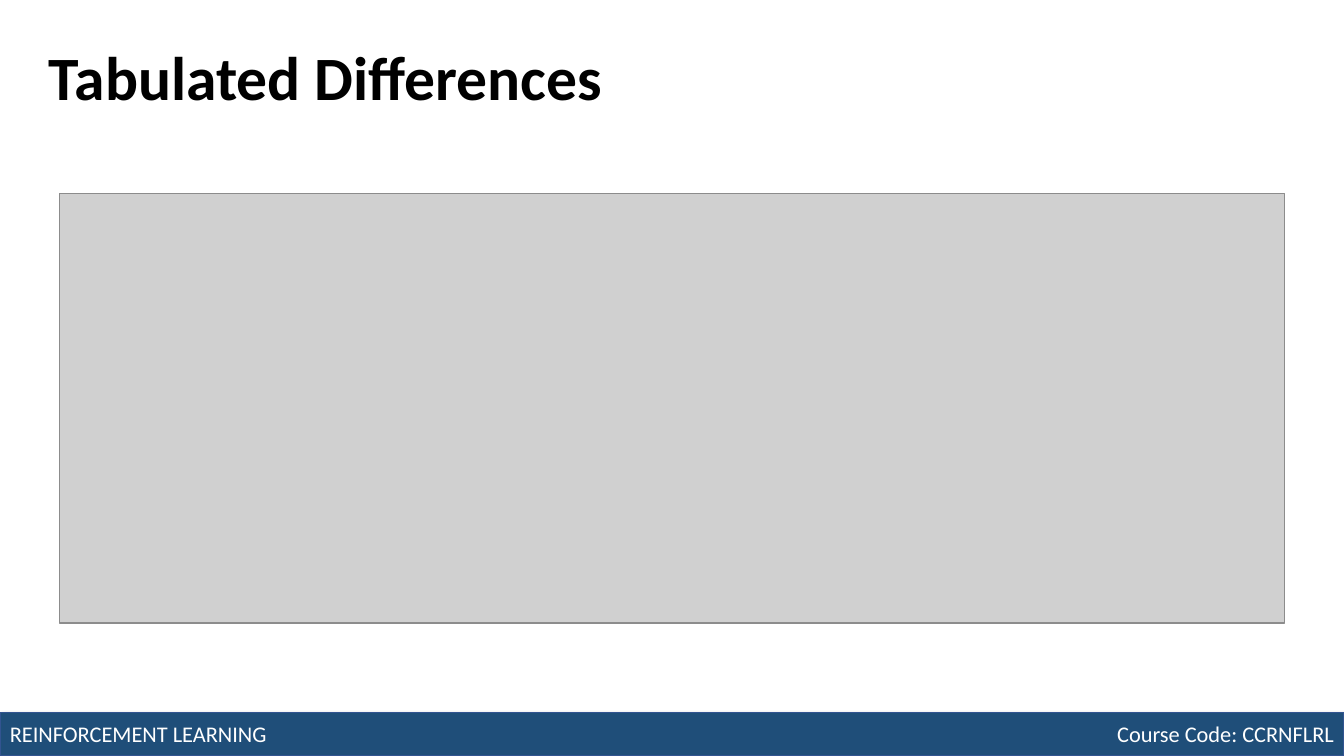
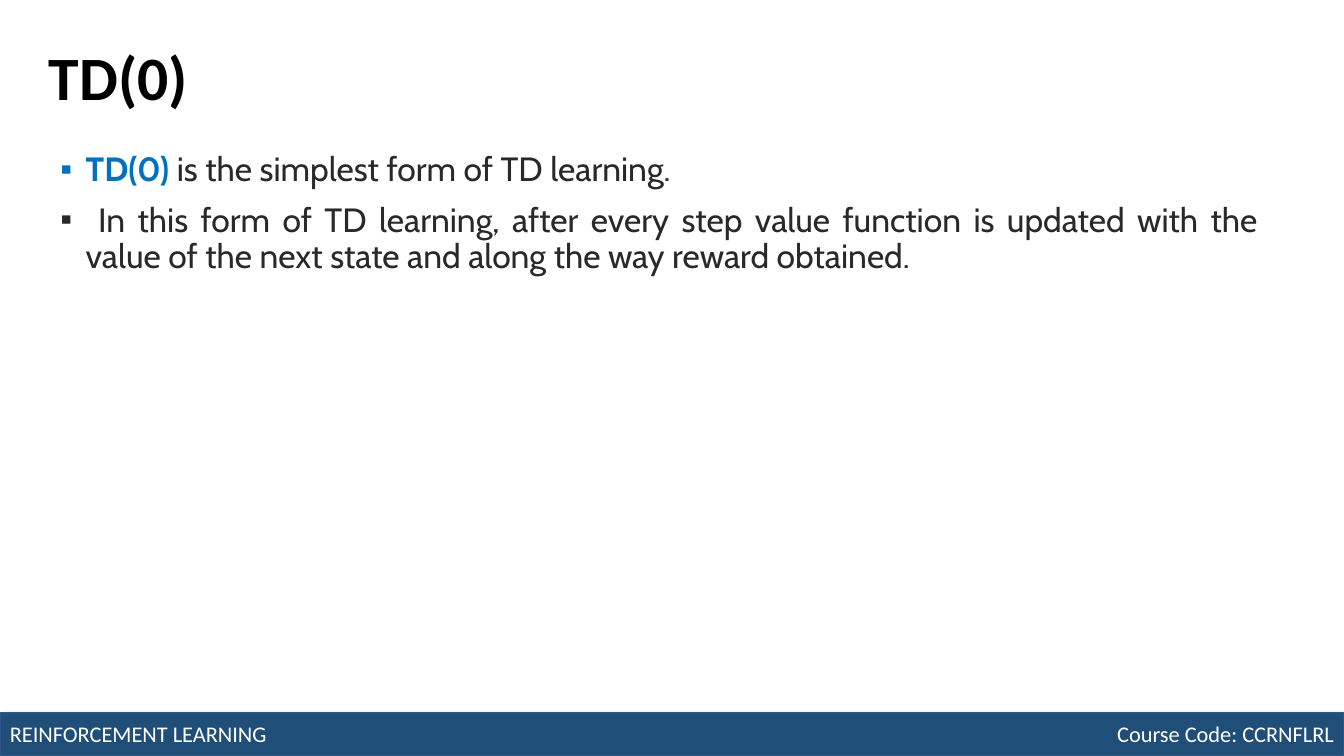
Before and after one commit to robitussin/CCRNFLRL, a slide deck: slide 3 of week_9-10/Module 7 - Temporal Difference Learning.pptx (slide 7 before the commit). Drawn at 1344x756 pixels with LibreOffice and Linux fonts; fonts in the diff are those of the drawing; grey boxes stand for pictures. Boxes give left, top, right and bottom in pixels: in the first picture for what was removed or moved away, otherwise in the second. Text is boxed around its words. In the diff, an @@ line names an element or a change of style, - is before the commit and + after.

```diff
--- a/week_9-10/Module 7 - Temporal Difference Learning.pptx
+++ b/week_9-10/Module 7 - Temporal Difference Learning.pptx
@@ title at [49, 54, 188, 109]: text changed @@
-Tabulated Differences
+TD(0)
@@ text added at [86, 155, 1258, 276], 24 pt, text #292929 @@
+▪ TD(0) is the simplest form of TD learning.
+▪ In this form of TD learning, after every step value function is updated with the value of the next state and along the way reward obtained.
@@ picture removed at [59, 194, 1286, 623] @@
```
Also in this commit, not shown: 11 other slides changed, 3 slides removed.
